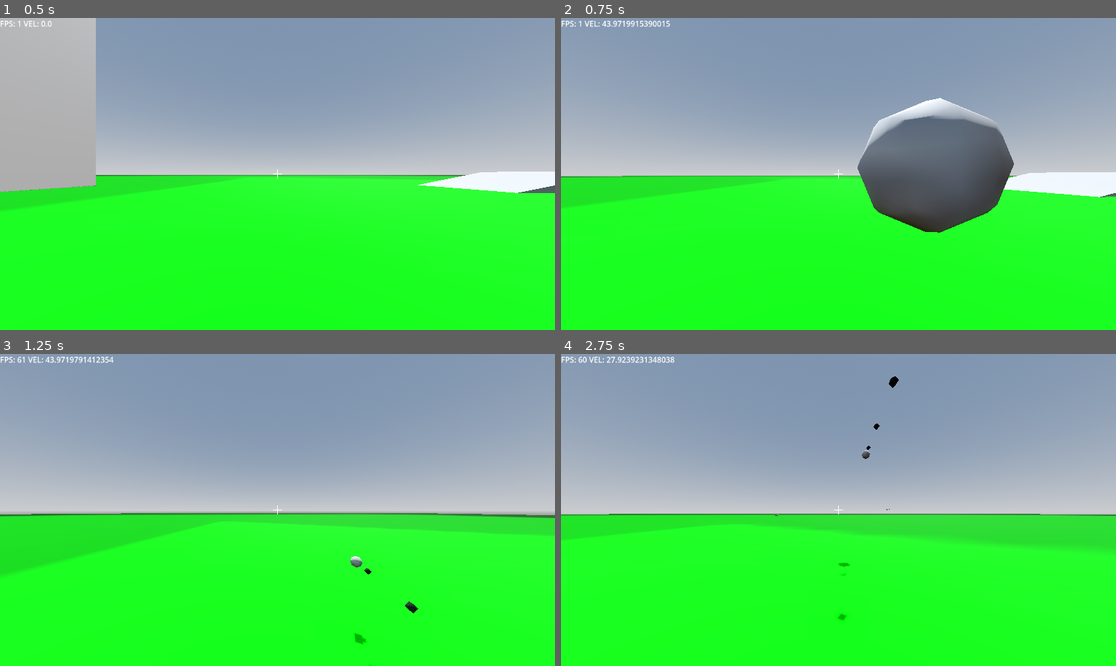
Above: before the commit, frames 1-4 (two rows, left to right).
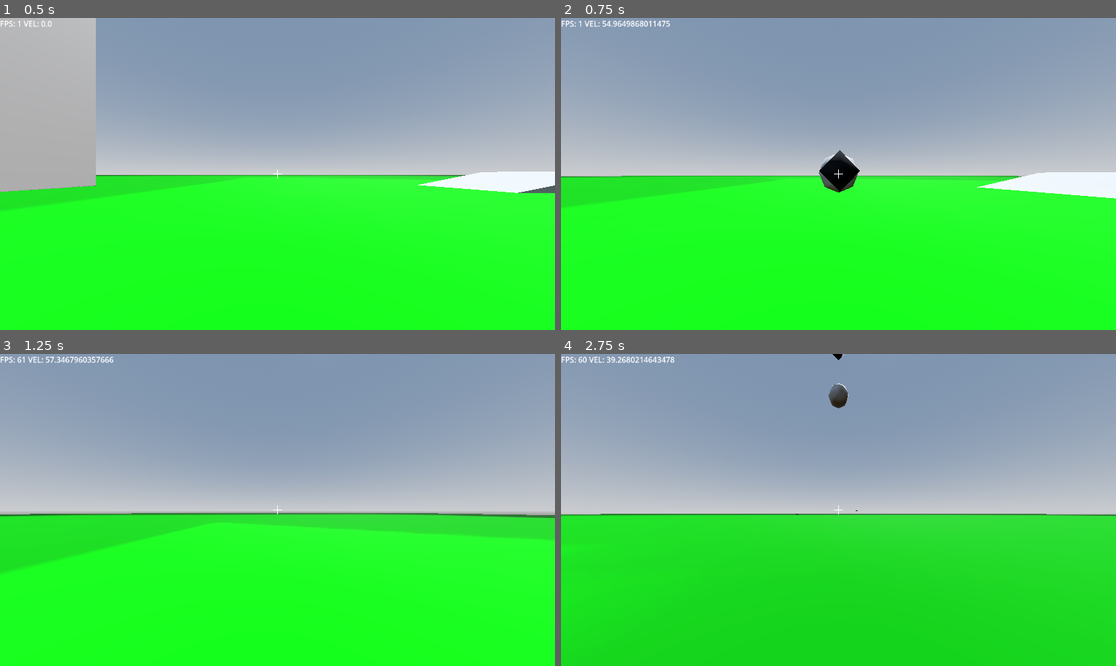
Above: after the commit, the same moments.

Repository: YouthHalo/Fast-Boomer-Shooter
Game: Godot game, scene res://scenes/main_world.tscn
The game is run twice, just before and just after one commit, with the same random seed, the same clock (stepped at 60 frames per second) and the same inputs. The engine's default icon, where the game draws it, is replaced by a stand-in: a white triangle on a blue panel in a dark square.
Inputs (mouse positions are in pixels of both pictures, inside the frame that each line leads up to):
- Up to frame 1 (0.5 s): no input
- Up to frame 2 (0.75 s): tap Enter at 0.5 s; move the mouse to (866, 174) at 0.52 s; hold W (forward) from 0.53 s (still down); tap Shift (dash) at 0.6 s; click (866, 174) at 0.67 s
- Up to frame 3 (1.25 s): keep holding W (forward); tap Space (jump) at 0.77 s
- Up to frame 4 (2.75 s): keep holding W (forward); move the mouse to (810, 510) at 1.27 s; tap C (slide) at 1.35 s; click (810, 510) at 1.42 s; tap Space (jump) at 1.52 s; move the mouse to (849, 503) at 2.02 s; tap Shift (dash) at 2.1 s; click (849, 503) at 2.17 s

Frame 1 is identical in both runs. In frame 2, 9.3% of the frame differs, in the area x 7-100%, y 0-69%; in frame 3, 0.7%; in frame 4, 42%, in the area x 0-100%, y 0-100%.

Commit message:
Bullets work properly now

Diff:
--- a/scripts/pause_menu.gd
+++ b/scripts/pause_menu.gd
@@ -1,7 +1,6 @@
 extends Control
 
 
-# Called when the node enters the scene tree for the first time.
 func _ready() -> void:
 	visible = get_tree().paused
 
@@ -16,7 +15,6 @@
 		visible = false
 		Input.set_mouse_mode(Input.MOUSE_MODE_CAPTURED)
 
-# Called every frame. 'delta' is the elapsed time since the previous frame.
 func _process(_delta: float) -> void:
 	pass
 
--- a/scripts/player.gd
+++ b/scripts/player.gd
@@ -23,7 +23,7 @@
 var ground_slamming = false
 
 const MAX_WALK_SPEED = 12
-const MAX_TOTAL_SPEED = 40
+const MAX_TOTAL_SPEED = 60 # feels better than 40
 const MAX_MOMENTUM_SPEED = 22
 const ACCEL = 50.0
 const AIR_ACCEL = 5.0
@@ -32,7 +32,7 @@
 var camera_tilt = 0.0
 var camera_fov = 90.0
 
-var gravity = ProjectSettings.get_setting("physics/3d/default_gravity")
+var gravity = ProjectSettings.get_setting("physics/3d/default_gravity") # 19.6 (9.8 * 2)
 var slow_factor = 0.0
 var groundslamheight = 0.0
 
@@ -55,29 +55,24 @@
 	if event is InputEventMouseButton and event.button_index == MOUSE_BUTTON_LEFT and event.pressed:
 		if is_inside_tree():
 			var projectile = projectile_scene.instantiate()
-			var muzzle_position = Cam.global_transform.origin
-			#var forward = Vector3(0, 0, -1)
-			#forward = forward.rotated(Vector3.RIGHT, Cam.rotation.x / 2)
-			#forward = forward.rotated(Vector3.UP, rotation.y / 2)
-			#projectile.direction = forward.normalized()
-
-			#TODO i need to be able to divide the yaw and pitch of the camera by 2 to get the projectile to shoot straight BUT STILL USE THE CAMERA'S GLOBAL DIRECTION THATS THE BEST WORKING WAY SO FAR
-
-			var camera_basis = Cam.global_transform.basis
-			projectile.direction = -camera_basis.z.normalized()
-			projectile.global_transform.origin = Cam.global_transform.origin
+
+			# Calculate direction manually from individual rotations
+			var forward = Vector3(0, 0, -1)
+			# Apply camera X rotation (pitch)
+			forward = forward.rotated(Vector3.RIGHT, Cam.rotation.x)
+			# Apply player Y rotation (yaw)
+			forward = forward.rotated(Vector3.UP, rotation.y)
+			projectile.direction = forward.normalized()
+
+
+			# Set projectile position (using camera's global position)
+			var muzzle_position = Cam.global_transform.origin + -Cam.global_transform.basis.z * 1.5
+			projectile.global_transform.origin = muzzle_position # This works, but throws an error. If i fix the error, it doesn't work. To fix or ignore?
 
 			get_tree().current_scene.add_child(projectile)
 
 
-
-			print("Projectile Direction: ", projectile.direction)
-			print("Player rotation: ", rotation)
-			print("Camera rotation: ", Cam.rotation)
-
-
 func _physics_process(delta):
-
 	if Input.is_action_just_pressed("slide"):
 		if is_on_floor():
 			pass
@@ -109,7 +104,7 @@
 					continue
 
 				var explosion_direction = to_body.normalized()
-				var falloff = 1.0 - clamp(distance / explosion_radius, 0.0, 1.0) #this feels inverted for some reason. Could just be me
+				var falloff = 1.0 - clamp(distance / explosion_radius, 0.0, 1.0) # this feels inverted for some reason. Could just be me
 				var force = explosion_direction * explosion_force * falloff
 
 				if body is RigidBody3D:
@@ -188,10 +183,10 @@
 			var accel = ACCEL if is_on_floor() else AIR_ACCEL
 			velocity += direction * accel * delta
 			if is_on_floor() and horizontal_velocity.length() > SPEED:
-				var hvel = Vector3(velocity.x, 0, velocity.z)
-				hvel = hvel.move_toward(direction * SPEED, FRICTION * delta)
-				velocity.x = hvel.x
-				velocity.z = hvel.z
+				var clamped_hvel = Vector3(velocity.x, 0, velocity.z)
+				clamped_hvel = clamped_hvel.move_toward(direction * SPEED, FRICTION * delta)
+				velocity.x = clamped_hvel.x
+				velocity.z = clamped_hvel.z
 
 		if is_on_floor() and direction.length() > 0:
 			if speed > 0:
@@ -211,16 +206,16 @@
 
 		# --- friction fix: apply to full vector
 		if is_on_floor():
-			var hvel = Vector3(velocity.x, 0, velocity.z)
-			hvel = hvel.move_toward(Vector3.ZERO, FRICTION * slow_factor * delta)
-			velocity.x = hvel.x
-			velocity.z = hvel.z
-
-	var hvel = Vector3(velocity.x, 0, velocity.z)
-	if hvel.length() > MAX_TOTAL_SPEED:
-		hvel = hvel.normalized() * MAX_TOTAL_SPEED
-		velocity.x = hvel.x
-		velocity.z = hvel.z
+			var friction_hvel = Vector3(velocity.x, 0, velocity.z)
+			friction_hvel = friction_hvel.move_toward(Vector3.ZERO, FRICTION * slow_factor * delta)
+			velocity.x = friction_hvel.x
+			velocity.z = friction_hvel.z
+
+	var final_hvel = Vector3(velocity.x, 0, velocity.z)
+	if final_hvel.length() > MAX_TOTAL_SPEED:
+		final_hvel = final_hvel.normalized() * MAX_TOTAL_SPEED
+		velocity.x = final_hvel.x
+		velocity.z = final_hvel.z
 
 	camera_effects()
 	move_and_slide()
--- a/scripts/projectile.gd
+++ b/scripts/projectile.gd
@@ -11,11 +11,12 @@
 var rotation_euler: Vector3
 
 func _ready() -> void:
-	look_at(global_transform.origin + direction, Vector3.UP)
+	# look_at(global_transform.origin + direction, Vector3.UP) THIS WAS WHY THE FUCKING BULLET WAS FLYING AT FUCKED UP ANGLES OMG
 	pass
 
 func _physics_process(delta: float) -> void:
 	if hitbox.get_overlapping_bodies().size() > 0 and not currently_blowing_up:
+		print("BOOM")
 		var collider = hitbox.get_overlapping_bodies()[0]
 		if collider and collider.name != "Player":
 			mesh.visible = false
